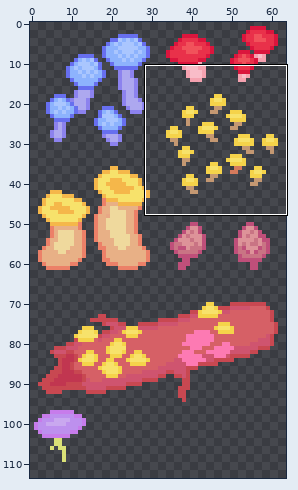
Edited in one commit: sprite sheet (Assets/Textures/Tilemaps/ShroomTiles.png). The first picture is a wide view before the edit; the outline marks the close-up.
Close-up. Old version:
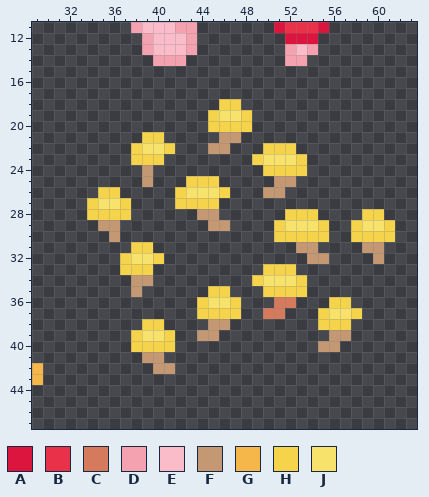
The file is 64x128 pixels. Colours within 5 levels of each other are drawn and written as one. Shown: x 29..63, y 11..47. The wide view leaves out empty margins. The commit also changed other parts of the picture, which this record leaves out.
Palette (. is transparent): A #db153d  B #e9314a  C #d57a5c  D #f5a2b0  E #f9bcc8  F #c49872  G #f5b74a  H #f5d34a  J #f7e26b
After:
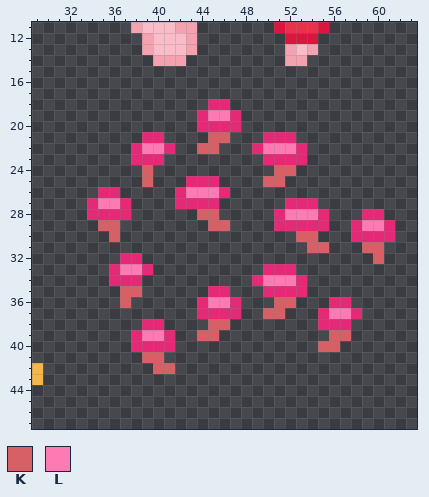
Colours new in this view: K #d66066  L #fd7ab3
Edits made:
colour H: #f5d34a -> #e52976
y 18: x 45 . -> H; x 47 H -> .
y 19: x 44..48 .HJJH -> HLLH.
y 20: x 44 . -> H; x 48 H -> .
y 21: x 45..47 .FF -> KK.; x 50..52 ... -> HHH
y 22: x 39..40 JJ -> LL; x 44..46 .FF -> KK.; x 49..53 .HHH. -> HLLLH
y 23: x 49..52 HJJJ -> .HHH
y 24: x 39 F -> K; x 50..53 HHHH -> .KK.
y 25: x 39 F -> K; x 50..52 .FF -> KK.
y 26: x 43..45 JJJ -> LLL; x 50..51 FF -> ..
y 27: x 35..36 JJ -> LL; x 52..54 ... -> HHH
y 28: x 44..45 FF -> KK; x 51..55 .HHH. -> HLLLH
y 29: x 35..36 FF -> KK; x 45..46 FF -> KK; x 52..54 JJJ -> HHH; x 59..60 JJ -> LL
y 30: x 36 F -> K; x 51..55 HHHHH -> ..KK.
y 31: x 38..39 HH -> ..; x 53..55 FF. -> .KK; x 59..60 FF -> KK
y 32: x 38..40 JJH -> H..; x 54..55 FF -> ..; x 60 F -> K
y 33: x 36..38 .HH -> HLL
y 34: x 36..39 ..FF -> HHH.; x 50..52 JJJ -> LLL
y 35: x 37..38 .F -> KK
y 36: x 37 . -> K; x 45..46 JJ -> LL; x 51..52 CC -> KK
y 37: x 50..51 CC -> KK; x 56..57 JJ -> LL
y 38: x 45..46 FF -> KK
y 39: x 39..40 JJ -> LL; x 44..45 FF -> KK; x 56..57 FF -> KK
y 40: x 55..56 FF -> KK
y 41: x 39..40 FF -> KK
y 42: x 40..41 FF -> KK
Changed places in both close-ups, as pixel boxes (x1, y1, x2, y2):
changed: (87, 99, 395, 374)
